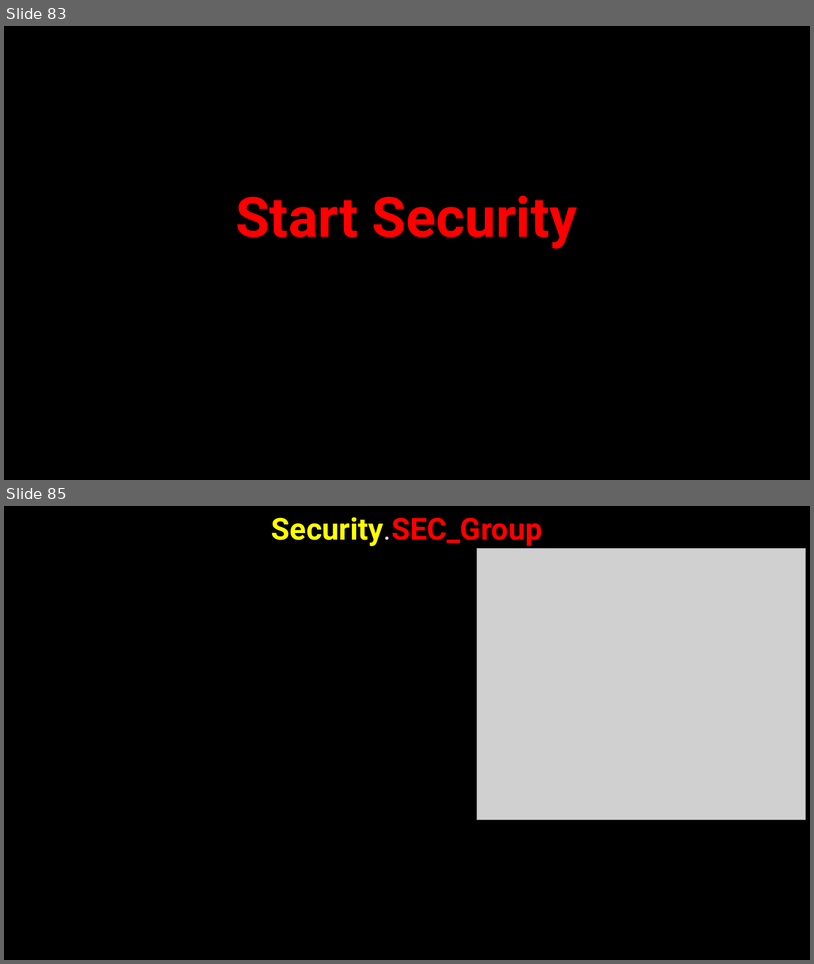
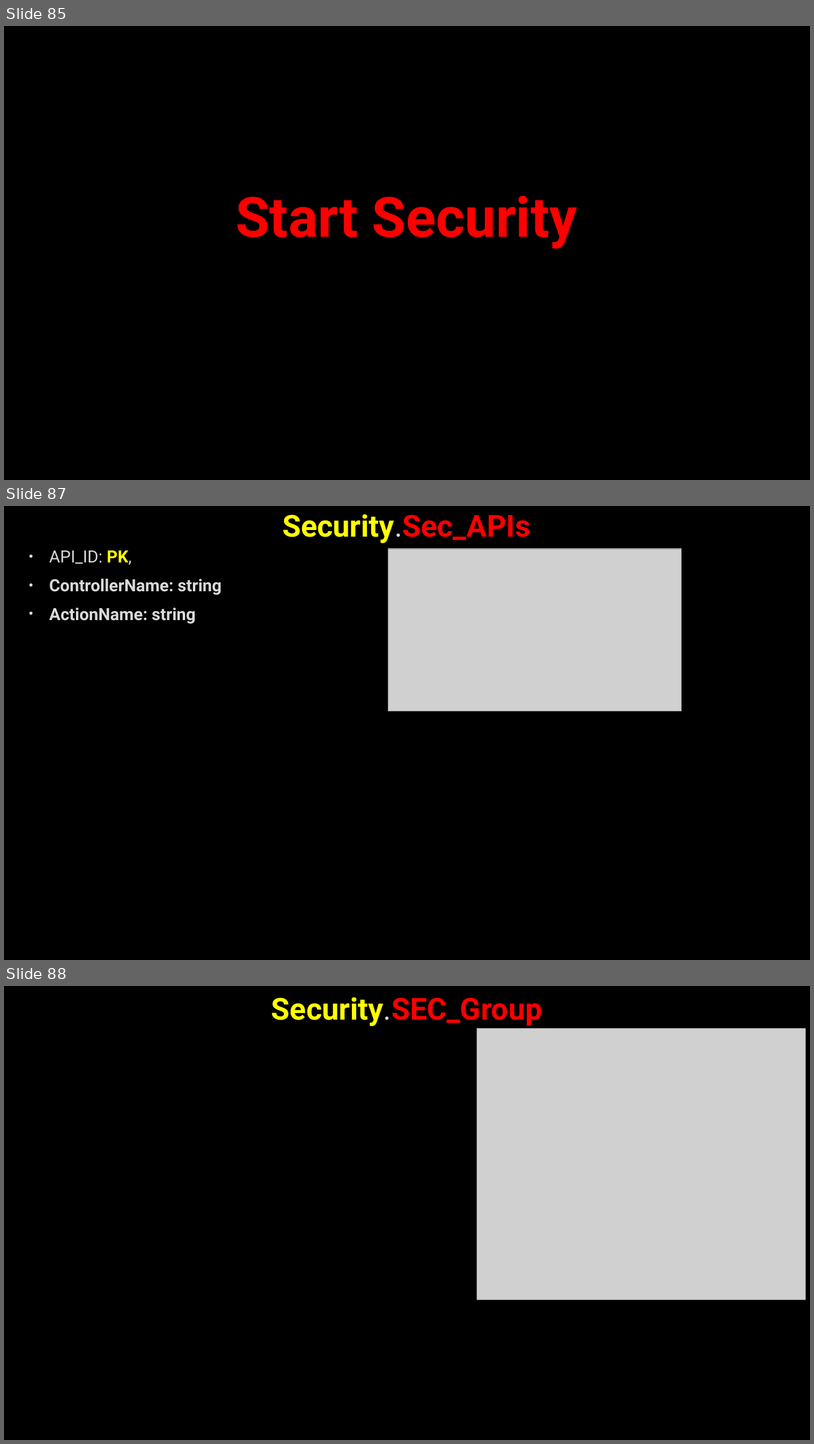
Before and after one commit to AhmedMohamedSamir1/Summary, a slide deck: Dot Net/Business.pptx. Shown one above the other, each under a label of ours: slides 83 and 85 before the commit, slides 85, 87 and 88 after it; the slides between them are not shown. The pictures are 814x964 and 814x1444 pixels, drawn with LibreOffice and Linux fonts; fonts in the diff are those of the drawing; grey boxes stand for pictures; background and template pictures are left out. Boxes give left, top, right and bottom in pixels: in the first picture for what was removed or moved away, otherwise in the second. Text is boxed around its words. In the diff, an @@ line names an element or a change of style, - is before the commit and + after.

```diff
--- a/Dot Net/Business.pptx
+++ b/Dot Net/Business.pptx
@@ slide 87 added at bbox=[4, 506, 810, 960], background picture (left out) @@
@@ title added at bbox=[282, 514, 531, 543], 36 pt, text #FFFF00, bold @@
+Security.Sec_APIs
@@ text added at bbox=[49, 550, 222, 624], 20 pt, text #DADADA, bold @@
+• API_ID: PK,
+• ControllerName: string
+• ActionName: string
@@ picture added at bbox=[389, 549, 682, 711] @@
@@ what was slide 83 is now slide 85 @@
@@ what was slide 85 is now slide 88 @@
```
Also in this commit, not shown: 7 slides changed, 3 other slides added, 5 other files.
